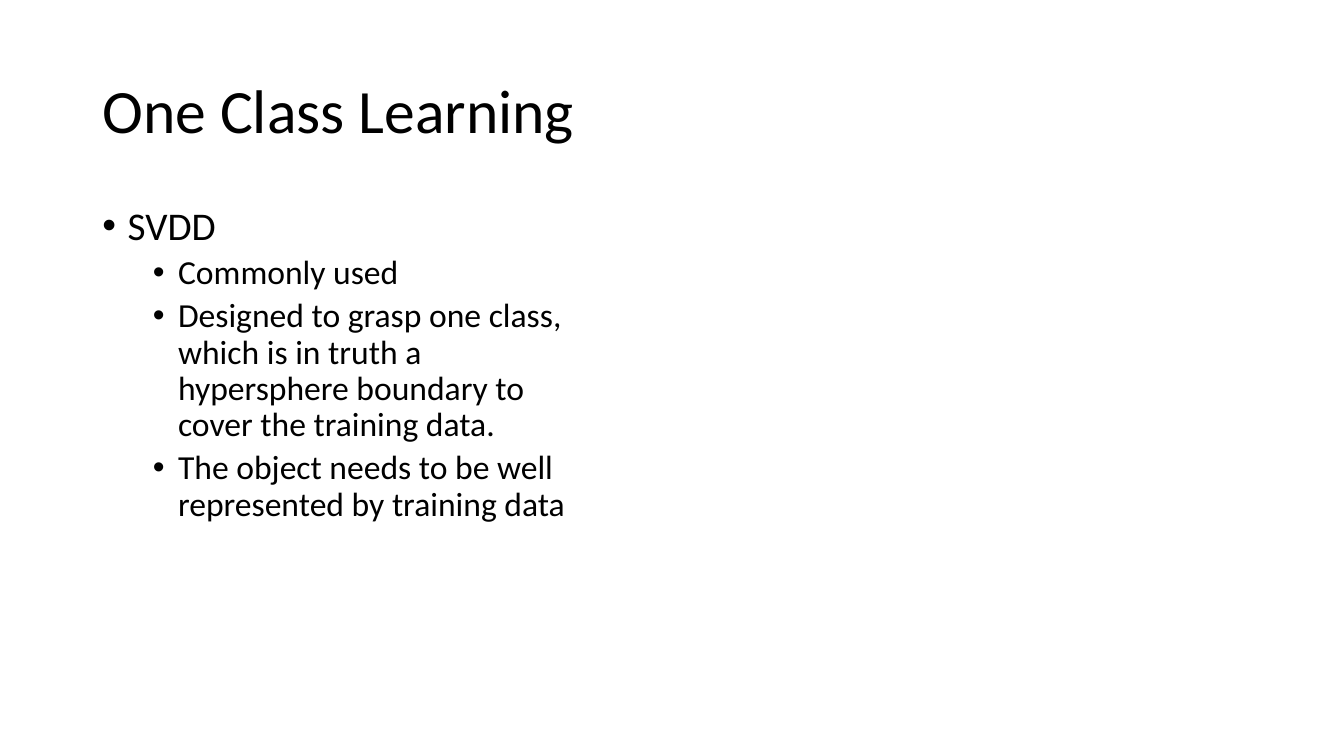
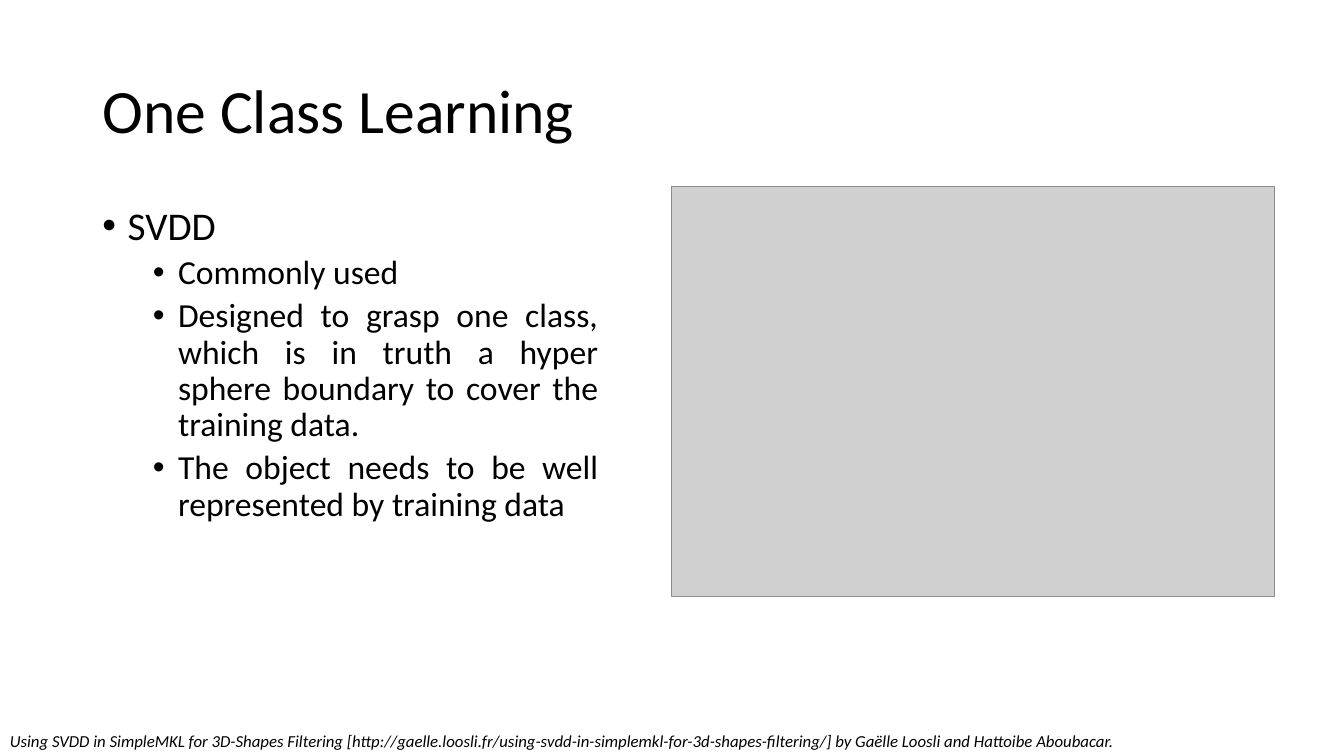
Before and after one commit to RKDSOne/ids, a slide deck: slide 22 of slides&notes/Learning on imbalanced data.pptx (slide 19 before the commit). Drawn at 1344x756 pixels with LibreOffice and Linux fonts; fonts in the diff are those of the drawing; grey boxes stand for pictures. Boxes give left, top, right and bottom in pixels: in the first picture for what was removed or moved away, otherwise in the second. Text is boxed around its words. In the diff, an @@ line names an element or a change of style, - is before the commit and + after.

```diff
--- a/slides&notes/Learning on imbalanced data.pptx
+++ b/slides&notes/Learning on imbalanced data.pptx
@@ picture added at (x1=673, y1=187, x2=1275, y2=597) @@
@@ text at (x1=128, y1=214, x2=598, y2=522): alignment left to justified @@
@@ text at (x1=178, y1=303, x2=598, y2=442): text changed @@
-  • Designed to grasp one class, which is in truth a hypersphere boundary to cover the training data.
+  • Designed to grasp one class, which is in truth a hyper sphere boundary to cover the training data.
@@ text added at (x1=10, y1=735, x2=1113, y2=750), 12 pt, text #000000, italic @@
+Using SVDD in SimpleMKL for 3D-Shapes Filtering [http://gaelle.loosli.fr/using-svdd-in-simplemkl-for-3d-shapes-filtering/] by Gaëlle Loosli and Hattoibe Aboubacar.
```
Also in this commit, not shown: 6 other slides changed, 9 slides added, 1 slide removed, 5 other files.
